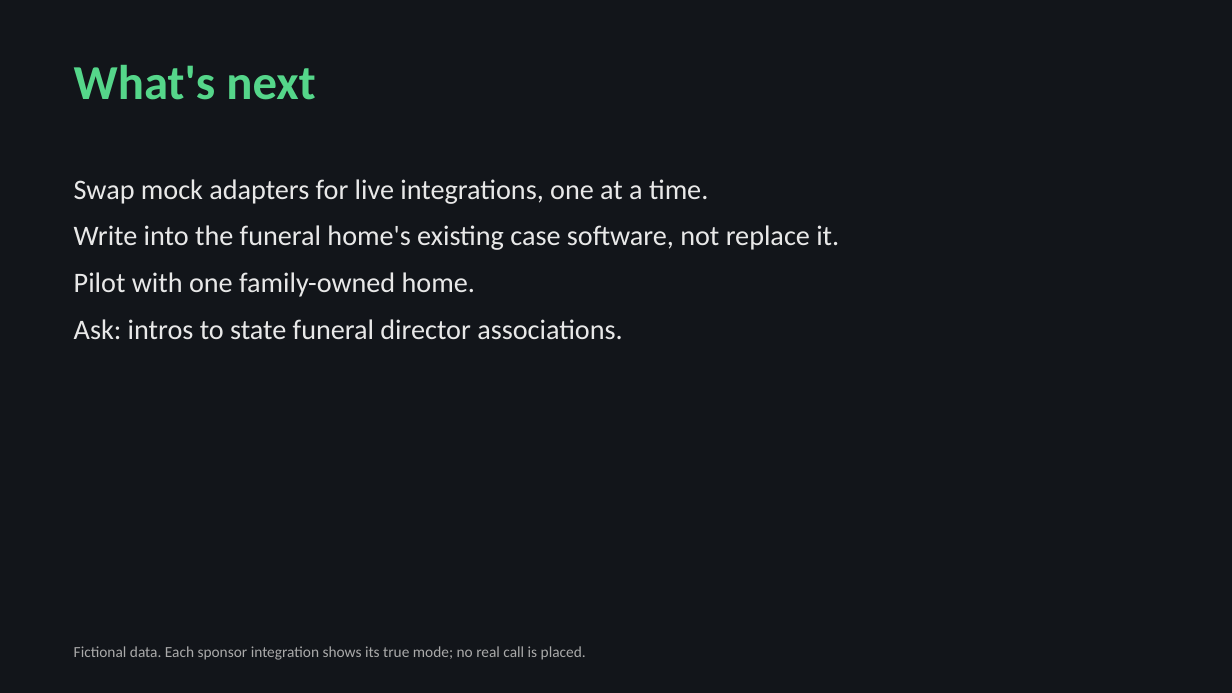
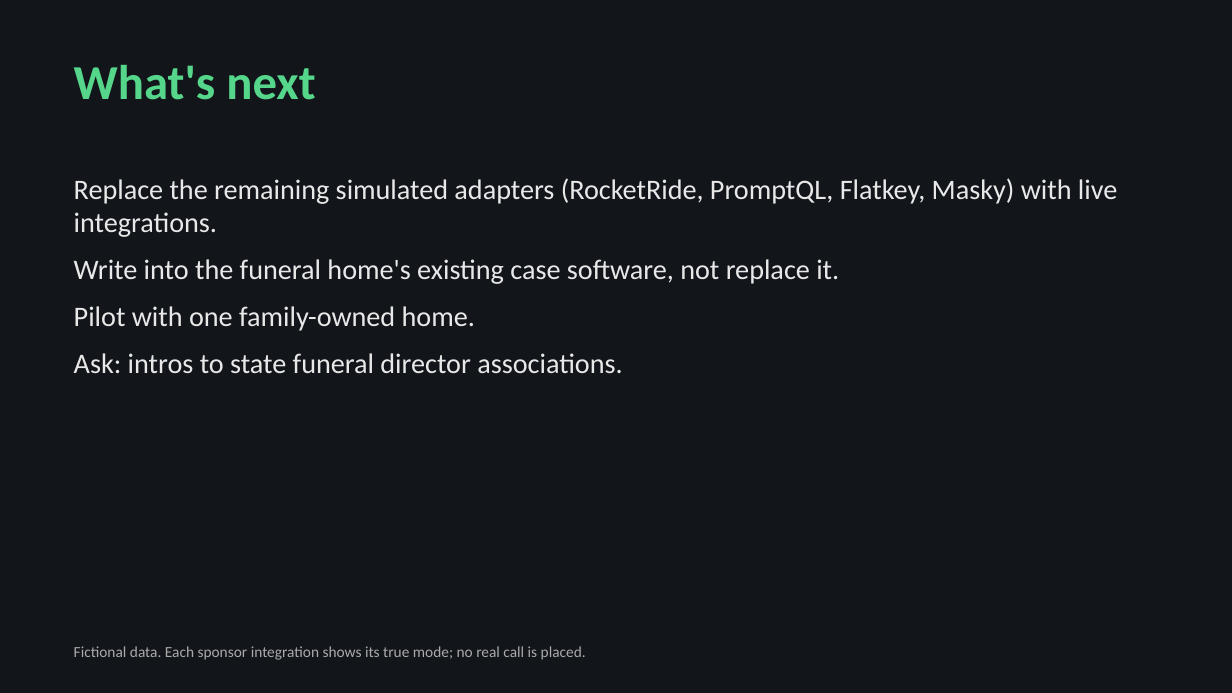
Before and after one commit to donaldc11/vigil-ai-night-staff, a slide deck: slide 8 of Vigil_deck.pptx. Drawn at 1232x693 pixels with LibreOffice and Linux fonts; fonts in the diff are those of the drawing. Boxes give left, top, right and bottom in pixels: in the first picture for what was removed or moved away, otherwise in the second. Text is boxed around its words. In the diff, an @@ line names an element or a change of style, - is before the commit and + after.

```diff
--- a/Vigil_deck.pptx
+++ b/Vigil_deck.pptx
@@ text at [74,178,1117,237]: text changed @@
-Swap mock adapters for live integrations, one at a time.
+Replace the remaining simulated adapters (RocketRide, PromptQL, Flatkey, Masky) with live integrations.
```
Also in this commit, not shown: 1 other slide changed, 4 other files.
